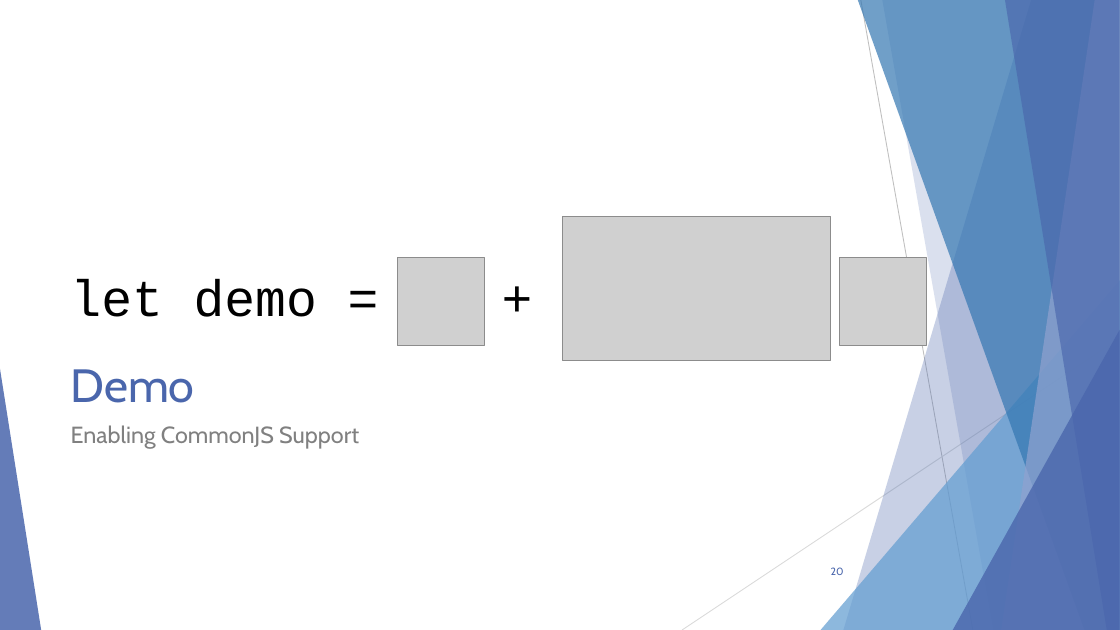
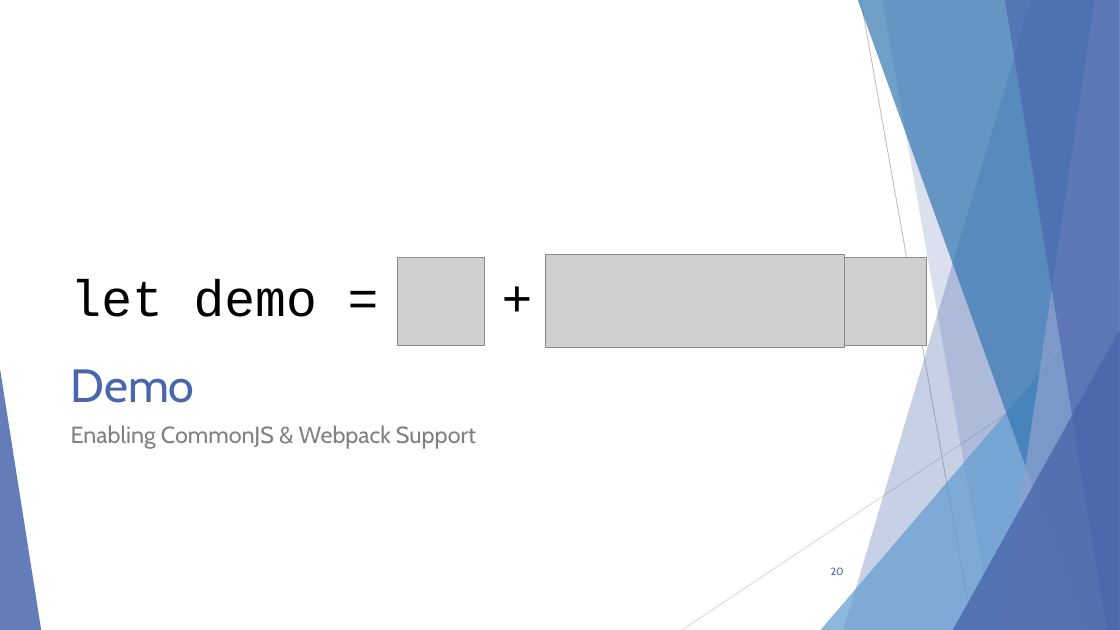
Before and after one commit to scottaddie/slide-decks, a slide deck: slide 20 of Intro to JavaScript Tooling in VS Code - MKEJS.pptx. Drawn at 1120x630 pixels with LibreOffice and Linux fonts; fonts in the diff are those of the drawing; grey boxes stand for pictures. Boxes give left, top, right and bottom in pixels: in the first picture for what was removed or moved away, otherwise in the second. Text is boxed around its words. In the diff, an @@ line names an element or a change of style, - is before the commit and + after.

Commit message:
Update MKE JS slides

```diff
--- a/Intro to JavaScript Tooling in VS Code - MKEJS.pptx
+++ b/Intro to JavaScript Tooling in VS Code - MKEJS.pptx
@@ picture: place and size @@
-picture at [562,216,831,360]
+picture at [545,255,844,349]
@@ text at [71,425,476,449]: text changed @@
-Enabling CommonJS Support
+Enabling CommonJS & Webpack Support
```
Also in this commit, not shown: 2 other slides changed.
